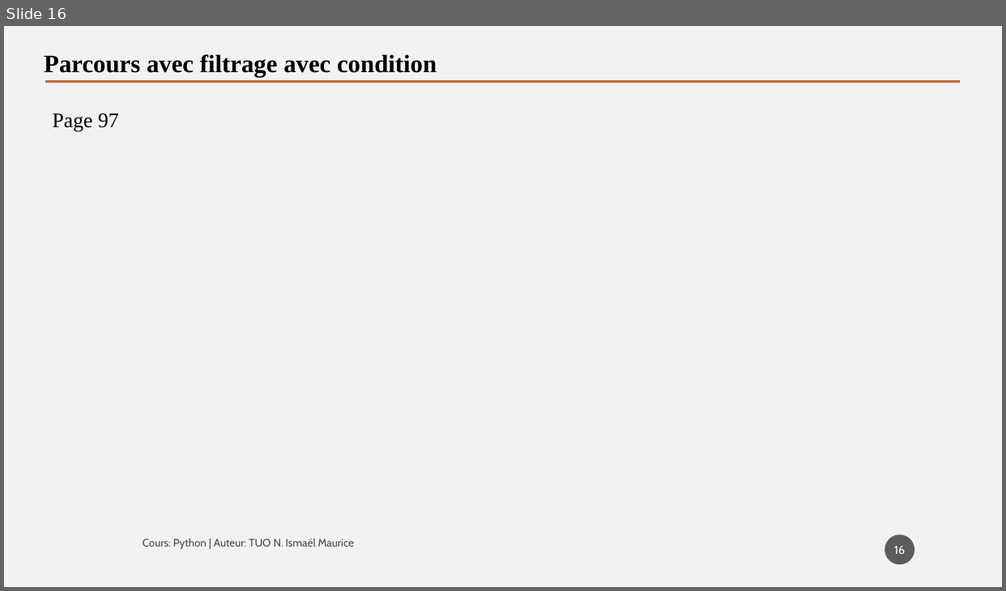
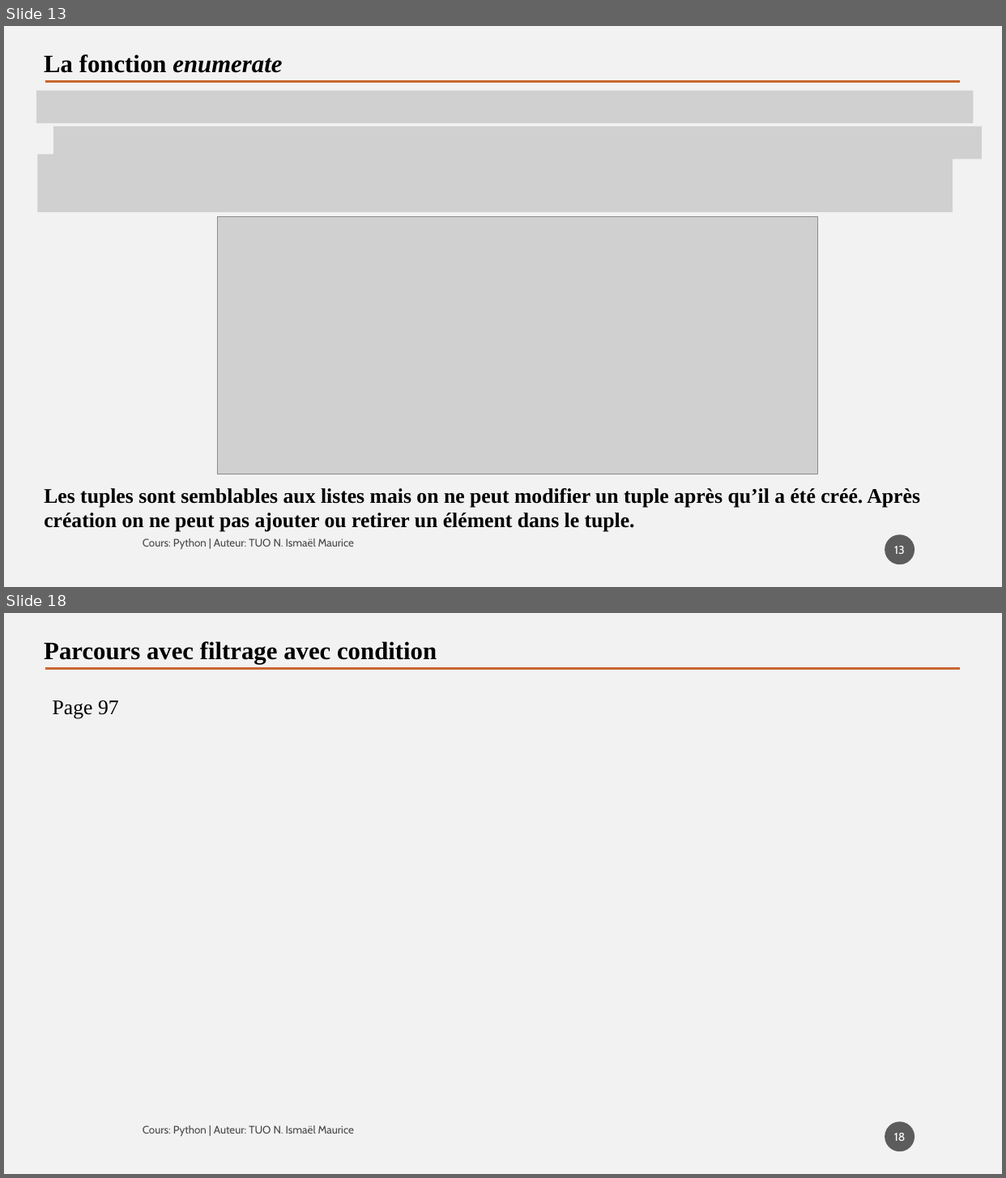
Before and after one commit to tisma95/cours-python, a slide deck: source/Chapitre 9 - Les listes.pptx. Shown one above the other, each under a label of ours: slide 16 before the commit, slides 13 and 18 after it; the slides between them are not shown. The pictures are 1006x591 and 1006x1178 pixels, drawn with LibreOffice and Linux fonts; fonts in the diff are those of the drawing; grey boxes stand for pictures. Boxes give left, top, right and bottom in pixels: in the first picture for what was removed or moved away, otherwise in the second. Text is boxed around its words. In the diff, an @@ line names an element or a change of style, - is before the commit and + after.

Commit message:
Feat(chp9): Chapitre sur les listes
Ajout des operations sur enumerate, boucle for et passage de chaine à liste

```diff
--- a/source/Chapitre 9 - Les listes.pptx
+++ b/source/Chapitre 9 - Les listes.pptx
@@ slide 13 added at (4, 26, 1002, 587), background #F2F2F2 @@
@@ text added at (44, 54, 282, 73), 24 pt, text #000000, bold @@
+La fonction enumerate
@@ picture added at (36, 90, 973, 123) @@
@@ line added from (45, 81) to (960, 81), #C96731 2.5 pt @@
@@ picture added at (53, 126, 982, 160) @@
@@ picture added at (38, 154, 953, 211) @@
@@ picture added at (217, 217, 817, 475) @@
@@ text added at (44, 489, 920, 532), 20 pt, text #000000, bold @@
+Les tuples sont semblables aux listes mais on ne peut modifier un tuple après qu’il a été créé. Après création on ne peut pas ajouter ou retirer un élément dans le tuple.
@@ page number added at (885, 535, 915, 565), fill #1D1D1D at 70% opacity, 11 pt, text #FFFFFF @@
+13
@@ text added at (143, 539, 354, 550), 10.5 pt, text #000000 at 70% opacity @@
+Cours: Python | Auteur: TUO N. Ismaël Maurice
@@ what was slide 16 is now slide 18 @@
@@ page number at (894, 1133, 906, 1141): text changed @@
-16
+18
```
Also in this commit, not shown: 12 slides changed, 1 other slide added, 3 other files.
